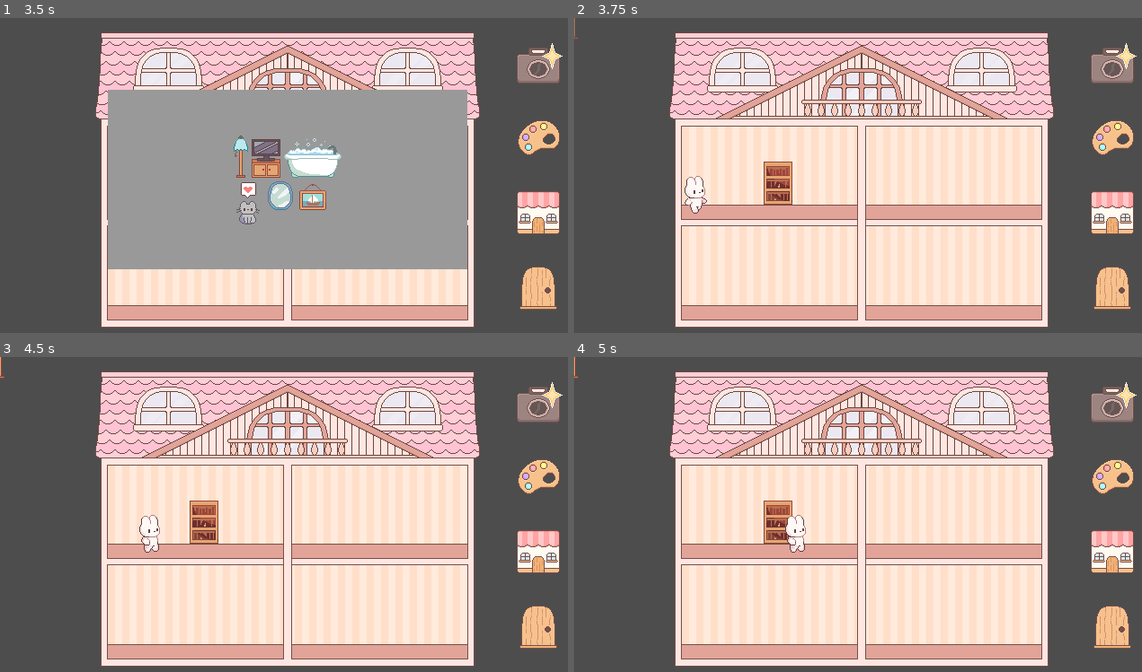
Above: before the commit, frames 1-4 (two rows, left to right).
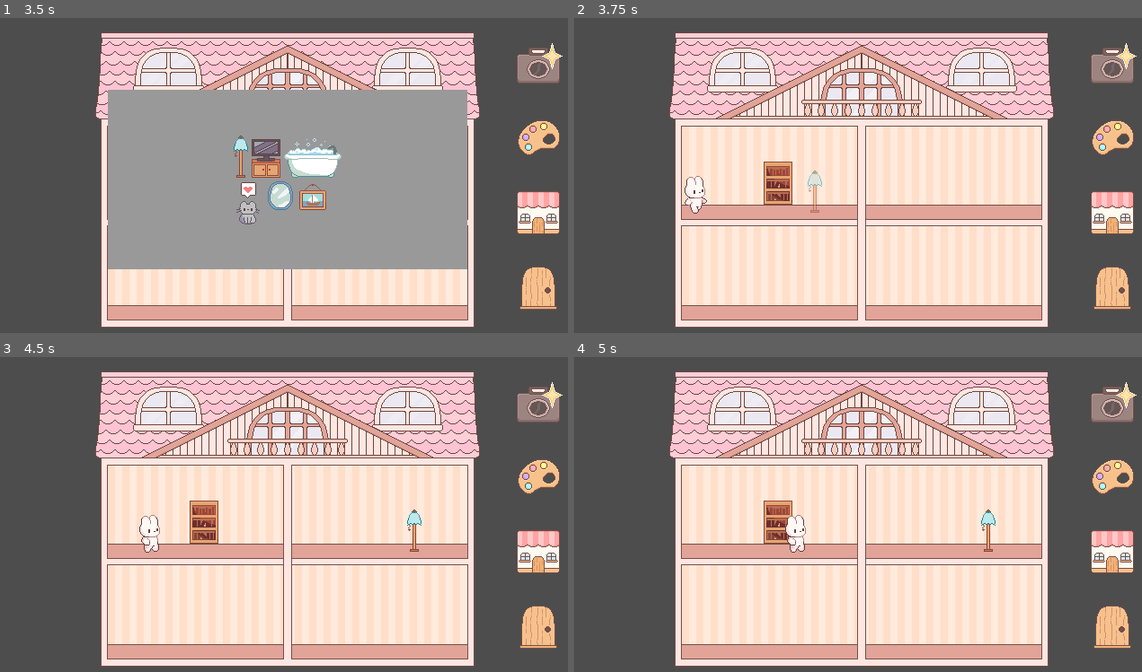
Above: after the commit, the same moments.

Repository: mon-b/girly-game-jam
Game: Godot game, scene res://ui/menu.tscn
Same seed, same stepped clock (60 frames per second), same inputs: the game is played once before the commit and once after it.
Inputs (mouse positions are in pixels of both pictures, inside the frame that each line leads up to):
- Up to frame 1 (3.5 s): click (539, 65) at 0.5 s; click (539, 140) at 1.25 s; click (539, 216) at 2 s; click (539, 292) at 2.75 s
- Up to frame 2 (3.75 s): click (812, 156) at 3.5 s
- Up to frame 3 (4.5 s): tap Enter at 4.25 s; move the mouse to (414, 501) at 4.27 s; hold D (right) from 4.28 s (still down); tap Space (interact) at 4.35 s; click (414, 501) at 4.42 s
- Up to frame 4 (5 s): keep holding D (right)

Frame 1 is identical in both runs. In frame 2, 0.2% of the frame differs, in the area x 0-44%, y 0-62%; in frame 3, 0.2%, in the area x 0-75%, y 0-62%; in frame 4, 0.2%.

Commit message:
floor items fixed

Diff:
--- a/ui/game.gd
+++ b/ui/game.gd
@@ -2,7 +2,8 @@
 
 var preview: Node2D = null
 
-const FLOOR_Y = 333
+const FLOOR_Y1 = 305
+const FLOOR_Y2 = 193
 const WALL_Y_MIN = 120
 const WALL_Y_MAX = 215
 const ROOM_X_MIN = 116
@@ -21,10 +22,16 @@
 		if Global.type_placing_item == "wall":
 			preview.position = Vector2(
 				clamp(mouse.x, ROOM_X_MIN, ROOM_X_MAX),
-				clamp(mouse.x, WALL_Y_MIN, WALL_Y_MAX),
+				clamp(mouse.y, WALL_Y_MIN, WALL_Y_MAX),
 			)
-		elif Global.type_placing_item == "wall":
-			preview.position = Vector2(clamp(mouse.x, ROOM_X_MIN, ROOM_X_MAX), FLOOR_Y)
+		elif Global.type_placing_item == "floor":
+			var floor_y
+			if mouse.y > (FLOOR_Y1 + FLOOR_Y2)/2:
+				floor_y = FLOOR_Y1
+			else:
+				floor_y = FLOOR_Y2
+
+			preview.position = Vector2(clamp(mouse.x, ROOM_X_MIN, ROOM_X_MAX), floor_y)
 
 func _unhandled_input(event: InputEvent) -> void:
 	if Global.placing_item == null:
